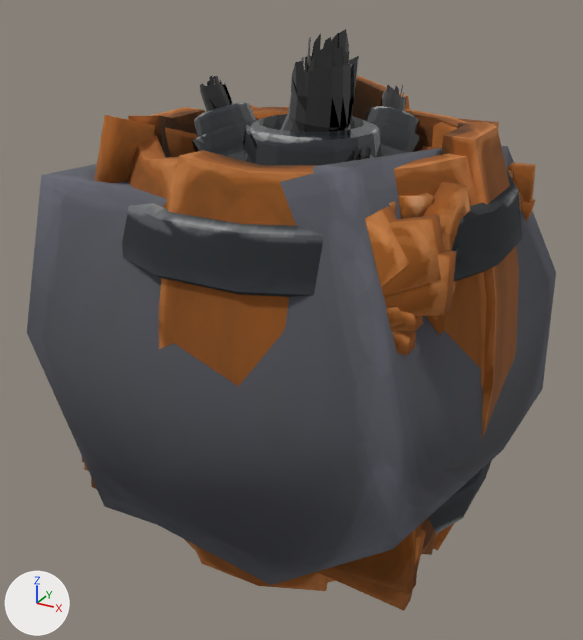
What one commit did to the Blender file Dirty/Models/Props.blend.
One viewpoint serves both versions: a 50 mm camera at (1.22, -2.36, 1.18) aimed at (-0.02, -0.1, 0.05). The lights are fixed; the arrows at lower left show +X, +Y and +Z.

The first picture shows 'Barel', 'Bomb', 'Crate', 'CratePeace.001', 'Grape', 'Stone'.
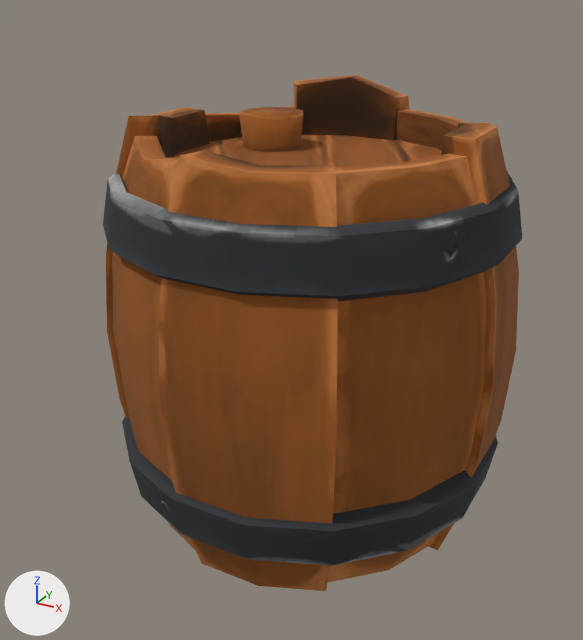
Boxes (x1, y1, x2, y2) around the edits, measured in the pictures (583 x 640 px):
'Stone', hidden: before (27, 146, 556, 585)
'Grape', hidden: before (84, 76, 535, 611)
'Bomb', hidden: before (244, 29, 382, 165)
'Crate', hidden (brown): before (82, 162, 536, 594)
'CratePeace.001', hidden (brown): before (365, 206, 409, 328)
'Barel', unchanged, uncovered by the edit: before (122, 75, 522, 591); after (103, 75, 522, 591)

The change, as a list of edits to the scene's bpy script:
```text
Change ob_bomb:
    add ob_bomb.hide_set(True)
Change ob_crate:
    add ob_crate.hide_set(True)
Change ob_grape:
    add ob_grape.hide_set(True)
Change ob_stone:
    add ob_stone.hide_set(True)
Change ob_cratepeace_001:
    add ob_cratepeace_001.hide_set(True)
```
